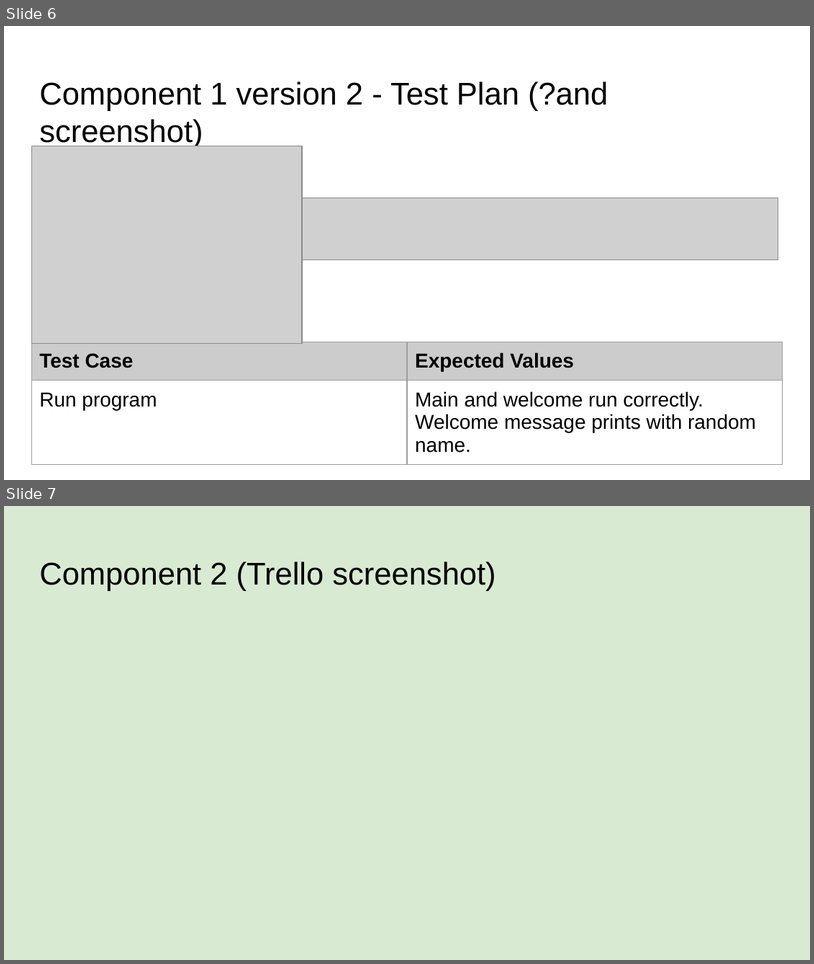
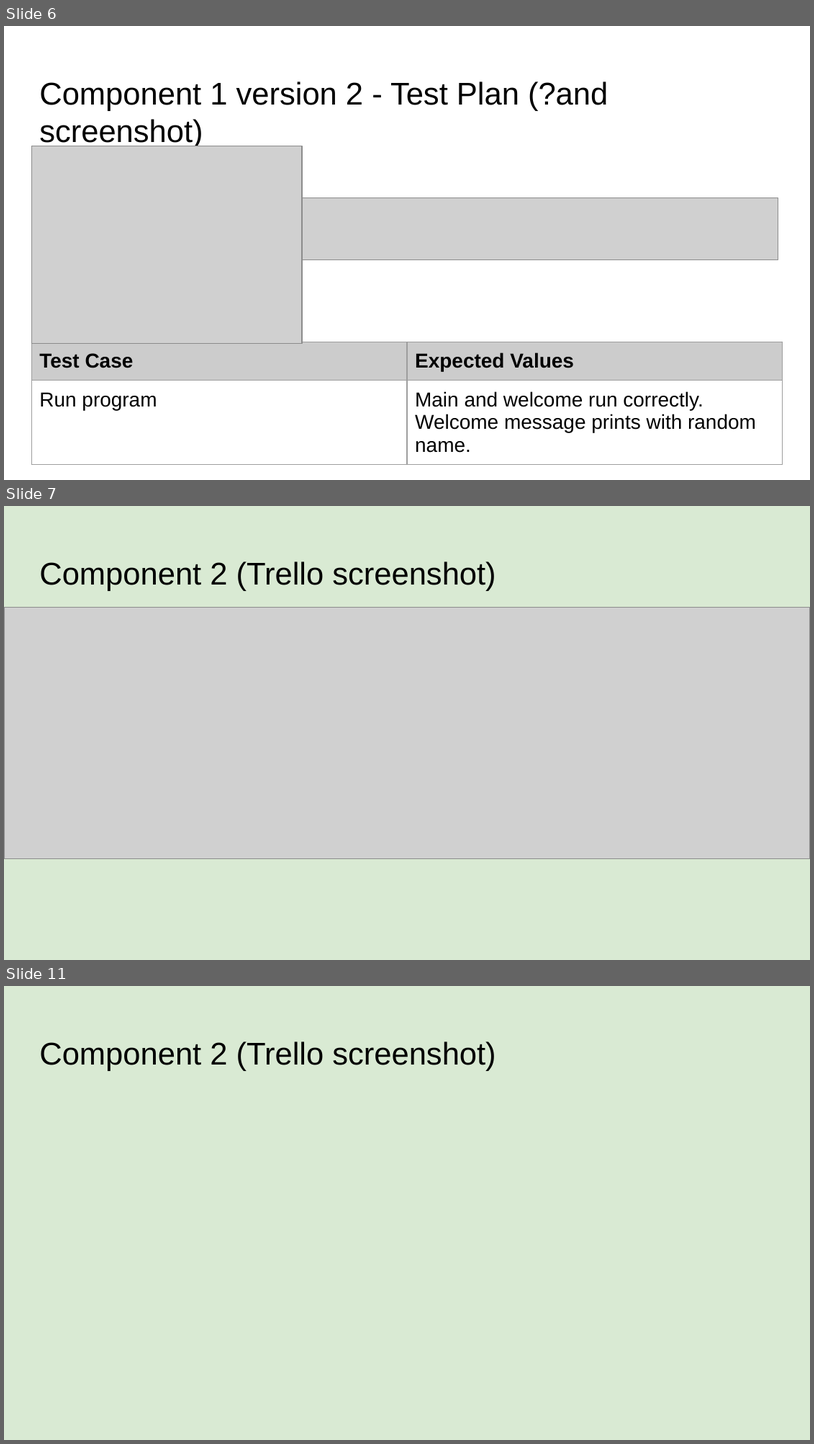
Before and after one commit to Luka-Timtam/Pizza-Bot, a slide deck: 022_91893+_+91897+Documentation.pptx. Shown one above the other, each under a label of ours: slides 6 and 7 before the commit, slides 6, 7 and 11 after it; the slides between them are not shown. The pictures are 814x964 and 814x1444 pixels, drawn with LibreOffice and Linux fonts; fonts in the diff are those of the drawing; grey boxes stand for pictures. Boxes give left, top, right and bottom in pixels: in the first picture for what was removed or moved away, otherwise in the second. Text is boxed around its words. In the diff, an @@ line names an element or a change of style, - is before the commit and + after.

```diff
--- a/022_91893+_+91897+Documentation.pptx
+++ b/022_91893+_+91897+Documentation.pptx
@@ slide 7 added at (4,506,810,960), background #D9EAD3 @@
@@ title added at (39,561,496,591), 28 pt, text #000000 @@
+Component 2 (Trello screenshot)
@@ picture added at (4,608,810,858) @@
@@ what was slide 7 is now slide 11 @@
```
Also in this commit, not shown: 3 other slides added, 3 other files.
